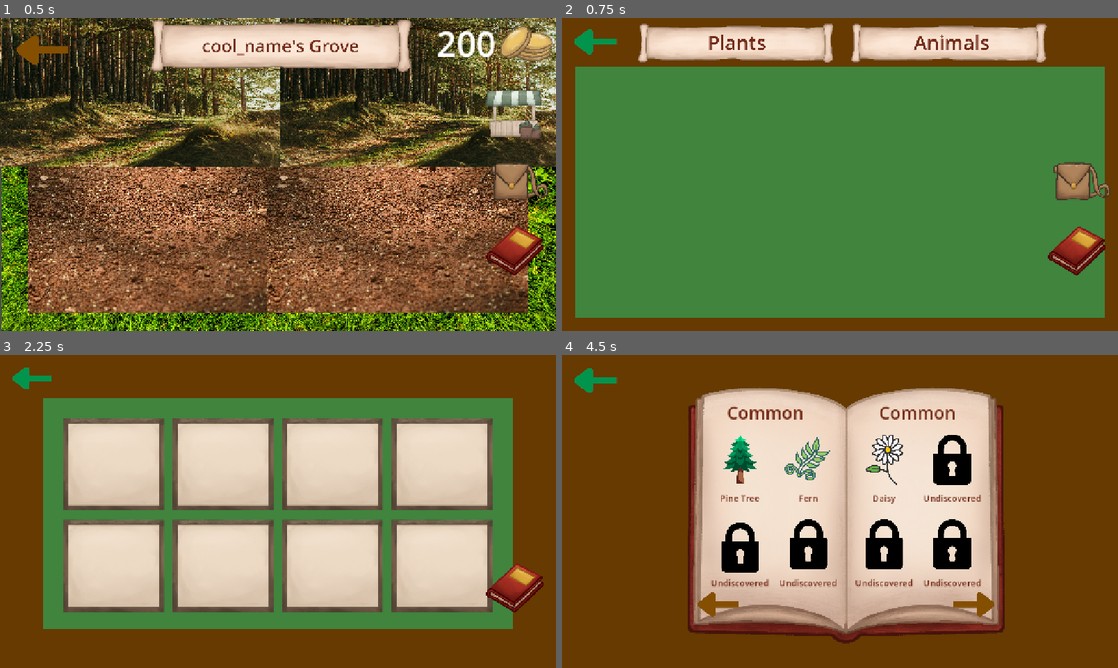
Above: before the commit, frames 1-4 (two rows, left to right).
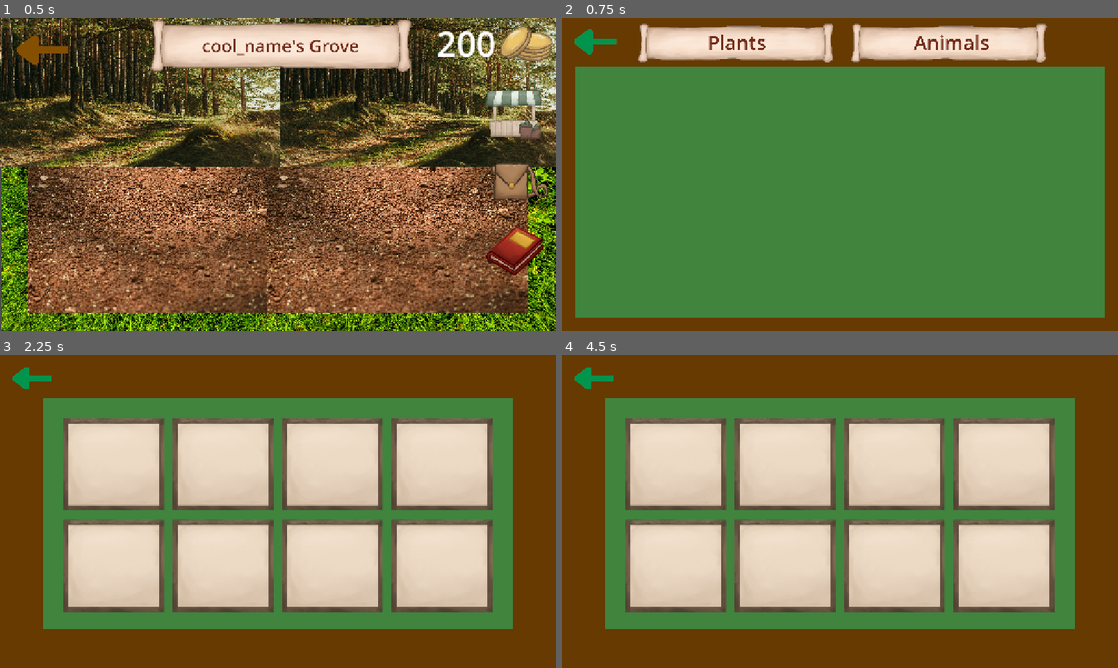
Above: after the commit, the same moments.

Repository: EliJ0y/BioCopia-s-Grove
Game: Godot game, scene res://Scenes/grove.tscn
The game is run twice, just before and just after one commit, with the same random seed, the same clock (stepped at 60 frames per second) and the same inputs.
Inputs (mouse positions are in pixels of both pictures, inside the frame that each line leads up to):
- Up to frame 1 (0.5 s): no input
- Up to frame 2 (0.75 s): click (1073, 115) at 0.5 s
- Up to frame 3 (2.25 s): click (33, 380) at 1.25 s; click (517, 517) at 2 s
- Up to frame 4 (4.5 s): click (1079, 586) at 2.77 s; click (717, 605) at 3.52 s; click (773, 502) at 4.27 s

Frame 1 is identical in both runs. In frame 2, 1.8% of the frame differs, in the area x 87-99%, y 46-83%; in frame 3, 0.9%; in frame 4, 50%, in the area x 2-93%, y 4-93%.

Commit message:
Unlock grovepedia by buying items

Diff:
--- a/bio-copia's-grove/Scenes/grovepedia.tscn
+++ b/bio-copia's-grove/Scenes/grovepedia.tscn
@@ -116,6 +116,8 @@
 offset_bottom = 160.0
 theme_override_colors/font_color = Color(0.4509804, 0.16862746, 0.09803922, 1)
 theme_override_font_sizes/font_size = 40
+horizontal_alignment = 1
+vertical_alignment = 1
 
 [node name="Sprite 1" type="TextureButton" parent="Pages/Left Page" unique_id=1774246973]
 offset_left = 353.0
--- a/bio-copia's-grove/Scenes/shop_slot.tscn
+++ b/bio-copia's-grove/Scenes/shop_slot.tscn
@@ -28,16 +28,8 @@
 texture = ExtResource("2_ca1mn")
 centered = false
 
-[node name="Info Icon" type="TextureButton" parent="." unique_id=119092156]
-layout_mode = 0
-offset_left = 160.0
-offset_top = 191.0
-offset_right = 826.0
-offset_bottom = 566.0
-scale = Vector2(0.4, 0.4)
-texture_normal = ExtResource("3_w5lup")
-
 [node name="Info Panel" type="Panel" parent="." unique_id=1216352008]
+visible = false
 layout_mode = 0
 offset_right = 324.0
 offset_bottom = 296.0
@@ -59,6 +51,15 @@
 (TBA)"
 horizontal_alignment = 1
 vertical_alignment = 1
+
+[node name="Info Icon" type="TextureButton" parent="." unique_id=119092156]
+layout_mode = 0
+offset_left = 160.0
+offset_top = 191.0
+offset_right = 826.0
+offset_bottom = 566.0
+scale = Vector2(0.4, 0.4)
+texture_normal = ExtResource("3_w5lup")
 
 [node name="Cost Value" type="Label" parent="." unique_id=104395830]
 layout_mode = 0
--- a/bio-copia's-grove/Scripts/game_manager.gd
+++ b/bio-copia's-grove/Scripts/game_manager.gd
@@ -1,11 +1,16 @@
 extends Node
 
-@onready var coin_amount: Label = $"../Control/Coin Amount"
 var total_coins: int = 200
 var current_coins: int
+
+var unlocked_items: Array[String]
 
 func _ready() -> void:
 	current_coins = total_coins
 
 func _process(delta: float) -> void:
 	total_coins = current_coins
+
+func add_unlocked_item(unlocked_item: ShopItemsResource):
+	if not unlocked_items.has(unlocked_item.item_name):
+		unlocked_items.append(unlocked_item.item_name)
--- a/bio-copia's-grove/Scripts/grove.gd
+++ b/bio-copia's-grove/Scripts/grove.gd
@@ -6,6 +6,7 @@
 # Called when the node enters the scene tree for the first time.
 func _ready() -> void:
 	$Shop.item_purchased.connect($Inventory.add_inventory_item)
+	$Shop.item_purchased.connect(GameManager.add_unlocked_item)
 
 
 # Called every frame. 'delta' is the elapsed time since the previous frame.
--- a/bio-copia's-grove/Scripts/grovepedia.gd
+++ b/bio-copia's-grove/Scripts/grovepedia.gd
@@ -5,6 +5,8 @@
 var animals_page_sets = [preload("res://Resources/Grovepedia Pages/Page Sets/animals_set_1.tres")]
 var food_page_sets = [preload("res://Resources/Grovepedia Pages/Page Sets/food_set_1.tres")]
 var toys_page_sets = [preload("res://Resources/Grovepedia Pages/Page Sets/toys_set_1.tres")]
+
+var lock_texture = preload("res://Assets/lock.png")
 
 @onready var left_rarity: Label = $"Pages/Left Page/Rarity"
 @onready var right_rarity: Label = $"Pages/Right Page/Rarity"
@@ -42,11 +44,16 @@
 	show_grovepedia_categories()
 	pages_open = false
 	$Pages.visible = true
+	$"../Shop".visible = false
+	$"../Inventory".visible = false
 
 func _on_back_arrow_pressed() -> void:
 	current_set_index = 0
 	open_grovepedia_pages()
+	pages_open = false
 	$Pages.visible = false
+	$"../Shop".visible = true
+	$"../Inventory".visible = true
 
 func show_grovepedia_categories():
 	if plants_sprites_shown:
@@ -83,6 +90,7 @@
 
 func _on_plants_pressed() -> void:
 	page_set = plants_page_sets
+	current_set_index = 0
 	plants_sprites_shown = false
 	food_toys_shown = false
 	show_grovepedia_categories()
@@ -91,6 +99,7 @@
 
 func _on_animals_pressed() -> void:
 	page_set = animals_page_sets
+	current_set_index = 0
 	plants_sprites_shown = false
 	food_toys_shown = false
 	show_grovepedia_categories()
@@ -99,6 +108,7 @@
 
 func _on_food_pressed() -> void:
 	page_set = food_page_sets
+	current_set_index = 0
 	plants_sprites_shown = false
 	food_toys_shown = false
 	show_grovepedia_categories()
@@ -107,6 +117,7 @@
 
 func _on_toys_pressed() -> void:
 	page_set = toys_page_sets
+	current_set_index = 0
 	plants_sprites_shown = false
 	food_toys_shown = false
 	show_grovepedia_categories()
@@ -118,7 +129,7 @@
 		show_grovepedia_categories()
 		plants_sprites_shown = true
 		food_toys_shown = false
-	else:
+	elif pages_open:
 		previous_page_set()
 
 func _on_next_page_pressed() -> void:
@@ -126,7 +137,7 @@
 		show_grovepedia_categories()
 		plants_sprites_shown = false
 		food_toys_shown = true
-	else:
+	elif pages_open:
 		next_page_set()
 
 func previous_page_set():
@@ -148,12 +159,18 @@
 func update_pages():
 	#gets the correct resource from the preloaded arrays
 	var current_page_set = page_set[current_set_index]
+	print(current_page_set.sets_of_pages.size())
 	#page gets the correct resource(left/right page) from the array of current_page_set
 	fill_page_contacts(left_rarity, left_sprites, left_names, current_page_set.sets_of_pages[0])
 	fill_page_contacts(right_rarity, right_sprites, right_names, current_page_set.sets_of_pages[1])
 
 func fill_page_contacts(rarity: Label, sprites: Array, names: Array, page):
+	print(page.sprites.size(), " ", page.names.size())
 	rarity.text = page.rarity
 	for i in 4:
-		sprites[i].texture_normal = page.sprites[i]
-		names[i].text = page.names[i]
+		if GameManager.unlocked_items.has(page.names[i]):
+			sprites[i].texture_normal = page.sprites[i]
+			names[i].text = page.names[i]
+		else:
+			sprites[i].texture_normal = lock_texture
+			names[i].text = "Undiscovered"
--- a/bio-copia's-grove/Scripts/inventory.gd
+++ b/bio-copia's-grove/Scripts/inventory.gd
@@ -9,10 +9,14 @@
 func _on_inventory_icon_pressed() -> void:
 	$Background.visible = true
 	$NinePatchRect.visible = true
+	$"../Shop".visible = false
+	$"../Grovepedia".visible = false
 
 func _on_back_arrow_pressed() -> void:
 	$Background.visible = false
 	$NinePatchRect.visible = false
+	$"../Shop".visible = true
+	$"../Grovepedia".visible = true
 
 func add_inventory_item(item: ShopItemsResource):
 	inventory_items.append(item)
--- a/bio-copia's-grove/Scripts/shop.gd
+++ b/bio-copia's-grove/Scripts/shop.gd
@@ -19,6 +19,8 @@
 
 func _on_shop_icon_pressed() -> void:
 	$"Shop Panel".visible = true
+	$"../Inventory".visible = false
+	$"../Grovepedia".visible = false
 
 func _on_plant_shop_button_pressed() -> void:
 	margin_container.visible = true
@@ -32,7 +34,14 @@
 	if margin_container.visible == true:
 		margin_container.visible = false
 	else:
+		hide_info_panels()
 		$"Shop Panel".visible = false
+		$"../Inventory".visible = true
+		$"../Grovepedia".visible = true
+
+func hide_info_panels():
+	for slot in shop_slots:
+		slot.hide_info_panel()
 
 func show_shop_items(shop_items: Array):
 	for i in shop_slots.size():
--- a/bio-copia's-grove/Scripts/shop_slot.gd
+++ b/bio-copia's-grove/Scripts/shop_slot.gd
@@ -6,6 +6,7 @@
 
 func get_shop_item(item: ShopItemsResource):
 	shop_item = item
+	$"Info Panel".visible = false
 
 func _on_buy_bg_pressed() -> void:
 	if GameManager.current_coins > shop_item.item_cost:
@@ -13,4 +14,10 @@
 		item_purchased.emit(shop_item)
 
 func _on_info_icon_pressed() -> void:
-	$"Info Panel".visible = true
+	if $"Info Panel".visible == true:
+		$"Info Panel".visible = false
+	else:
+		$"Info Panel".visible = true
+
+func hide_info_panel():
+	$"Info Panel".visible = false
